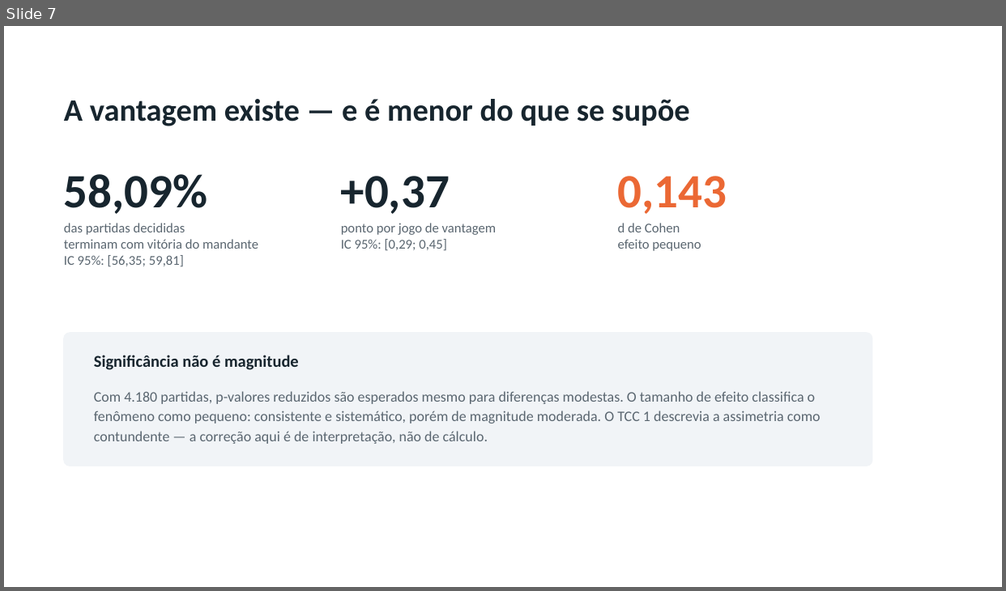
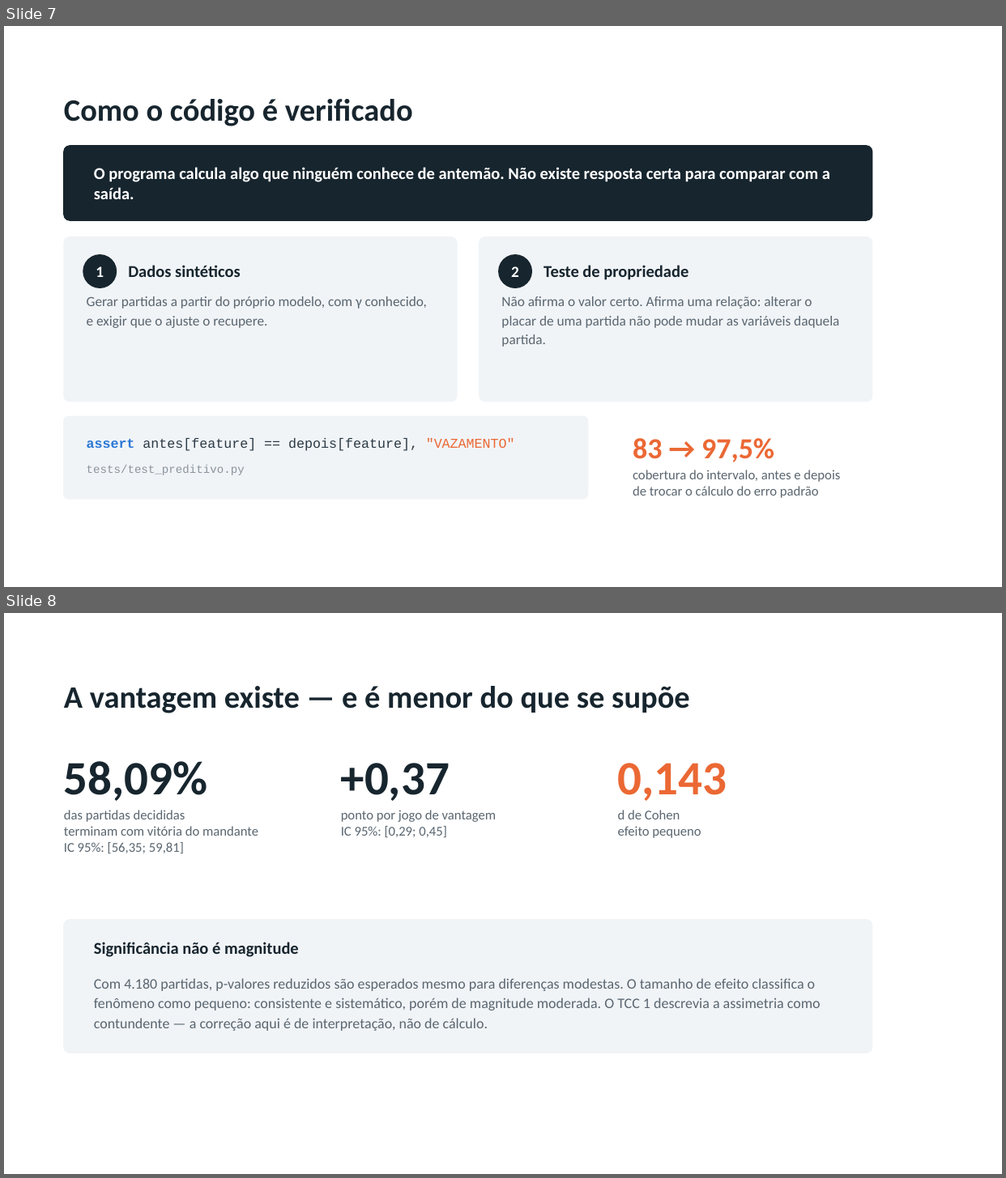
Before and after one commit to matheustm29/TCC2, a slide deck: apresentacao/TCC2_Defesa.pptx. Shown one above the other, each under a label of ours: slide 7 before the commit, slides 7 and 8 after it. The pictures are 1006x591 and 1006x1178 pixels, drawn with LibreOffice and Linux fonts; fonts in the diff are those of the drawing; background and template pictures are left out. Boxes give left, top, right and bottom in pixels: in the first picture for what was removed or moved away, otherwise in the second. Text is boxed around its words. In the diff, an @@ line names an element or a change of style, - is before the commit and + after.

```diff
--- a/apresentacao/TCC2_Defesa.pptx
+++ b/apresentacao/TCC2_Defesa.pptx
@@ slide 7 added at bbox=[4, 26, 1002, 587], background picture (left out) @@
@@ title added at bbox=[64, 99, 413, 126], 30 pt, text #17252E, bold @@
+Como o código é verificado
@@ rounded rectangle added at bbox=[64, 146, 872, 220], fill #17252E, outline #17252E 1 pt @@
@@ text added at bbox=[94, 167, 830, 199], 16 pt, text #FFFFFF, bold @@
+O programa calcula algo que ninguém conhece de antemão. Não existe resposta certa para comparar com a saída.
@@ rounded rectangle added at bbox=[64, 237, 457, 402], fill #F1F4F7, outline #F1F4F7 1 pt @@
@@ rounded rectangle added at bbox=[479, 237, 872, 402], fill #F1F4F7, outline #F1F4F7 1 pt @@
@@ ellipse added at bbox=[83, 255, 117, 288], fill #17252E, outline #17252E 1 pt @@
@@ text added at bbox=[96, 267, 104, 277], 15 pt, text #FFFFFF, bold @@
+1
@@ text added at bbox=[128, 265, 241, 277], 16 pt, text #17252E, bold @@
+Dados sintéticos
@@ ellipse added at bbox=[499, 255, 532, 288], fill #17252E, outline #17252E 1 pt @@
@@ text added at bbox=[511, 267, 519, 277], 15 pt, text #FFFFFF, bold @@
+2
@@ text added at bbox=[543, 265, 688, 280], 16 pt, text #17252E, bold @@
+Teste de propriedade
@@ text added at bbox=[87, 297, 427, 328], 13.5 pt, text #5A6670 @@
+Gerar partidas a partir do próprio modelo, com γ conhecido, e exigir que o ajuste o recupere.
@@ text added at bbox=[501, 297, 839, 347], 13.5 pt, text #5A6670 @@
+Não afirma o valor certo. Afirma uma relação: alterar o placar de uma partida não pode mudar as variáveis daquela partida.
@@ rounded rectangle added at bbox=[64, 416, 588, 499], fill #F1F4F7, outline #F1F4F7 1 pt @@
@@ text added at bbox=[87, 438, 515, 451], 13 pt, text #2B3A45 @@
+assert antes[feature] == depois[feature], "VAZAMENTO"
@@ text added at bbox=[633, 438, 774, 463], 28 pt, text #EB6834, bold @@
+83 → 97,5%
@@ text added at bbox=[87, 465, 245, 476], 11 pt, text #8A949C @@
+tests/test_preditivo.py
@@ text added at bbox=[633, 470, 840, 498], 13 pt, text #5A6670 @@
+cobertura do intervalo, antes e depois
+de trocar o cálculo do erro padrão
@@ what was slide 7 is now slide 8 @@
```
Also in this commit, not shown: 2 slides changed, 1 other slide added, 1 slide removed, 1 other file.
